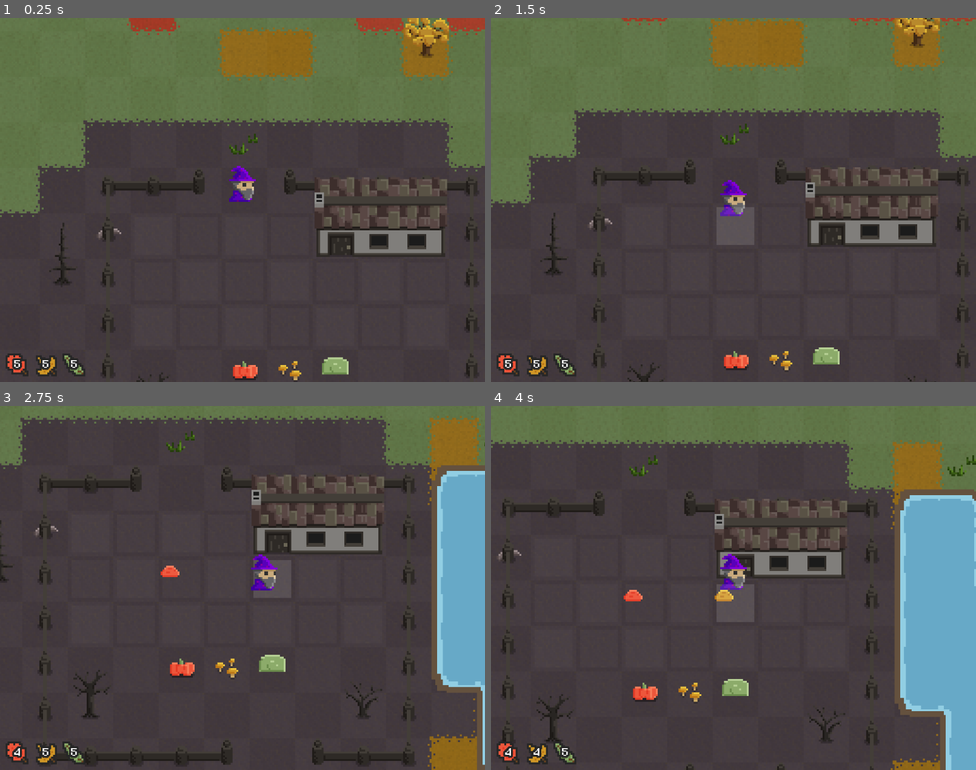
Above: before the commit, frames 1-4 (two rows, left to right).
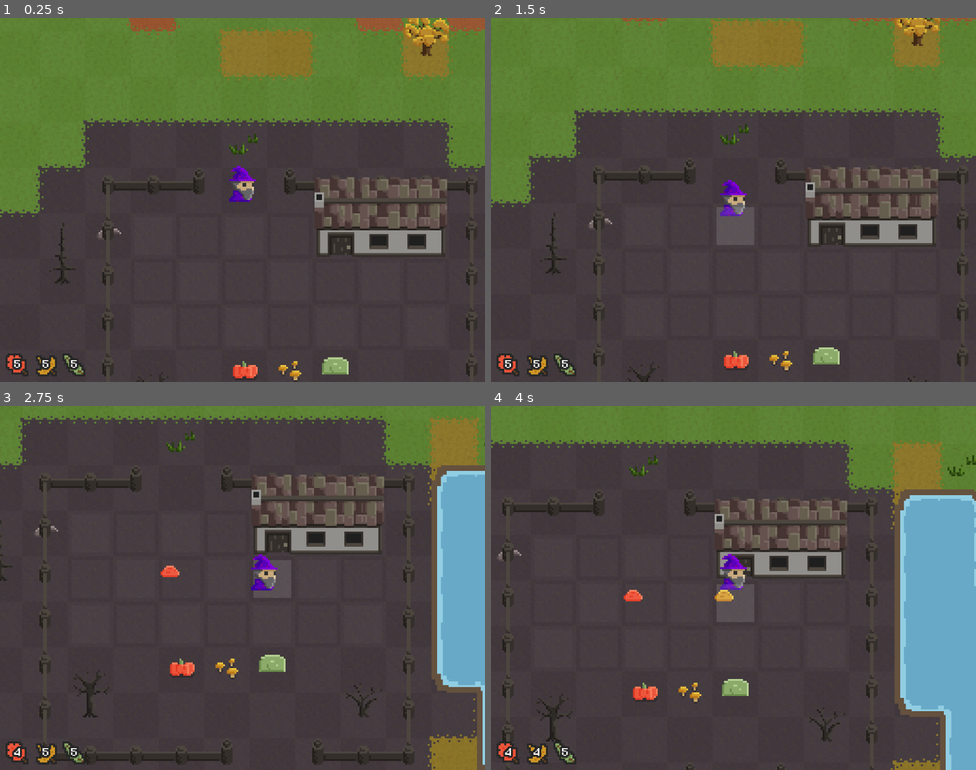
Above: after the commit, the same moments.

Repository: Pro1d/EchoesOfAmber
Game: Godot game, scene res://scenes/world.tscn
Two runs of this game, one before a commit and one after it. Both use one fixed random seed, a clock stepped at 60 frames per second and the inputs below.
Inputs:
- Up to frame 1 (0.25 s): no input
- Up to frame 2 (1.5 s): tap Enter at 0.5 s; hold D (move_right) 0.53-1.28 s; hold E (attract_leaves) 0.53-1.28 s; tap Space at 1.25 s; hold S (move_down) from 1.28 s (still down); tap 3 (put_green) at 1.35 s
- Up to frame 3 (2.75 s): release S (move_down) at 2.03 s; hold D (move_right) from 2.03 s (still down); tap 1 (put_red) at 2.1 s
- Up to frame 4 (4 s): release D (move_right) at 2.78 s; hold W (move_up) 2.78-3.53 s; tap 2 (put_yellow) at 2.85 s; hold A (move_left) from 3.53 s (still down); hold E (attract_leaves) from 3.53 s (still down)

The runs differ from the first frame. In frame 1, 1.0% of the frame differs, in the area x 20-100%, y 0-61%; in frame 2, 0.4%; in frame 3, 0.3%; in frame 4, 0.3%.

Commit message:
fix sprites

Diff:
--- a/resources/materials/desolated.gdshader
+++ b/resources/materials/desolated.gdshader
@@ -5,7 +5,7 @@
 void fragment() {
 	vec3 avg = vec3(dot(COLOR.rgb, vec3(0.333)));
 	float desaturate = factor;
-	float darken = factor * 0.5;
+	float darken = factor * 0.4;
 	COLOR.rgb = mix(COLOR.rgb, avg, desaturate) * (1.0 - darken);
 }
 
Binary file changed: assets/textures/sprites.png
